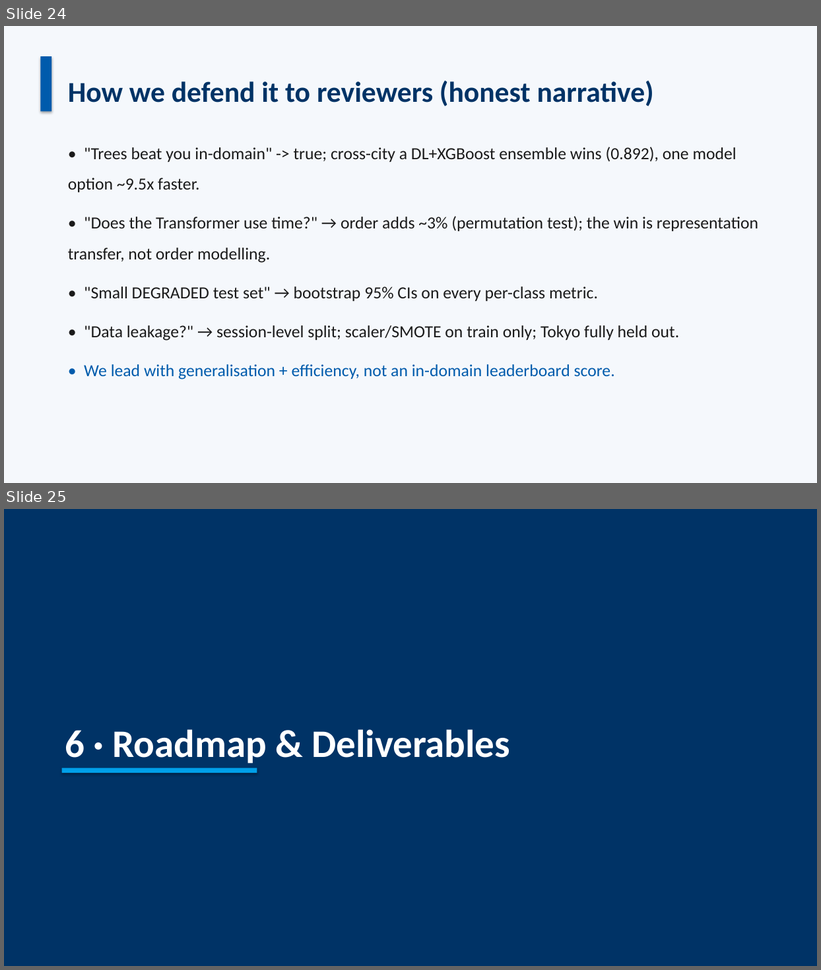
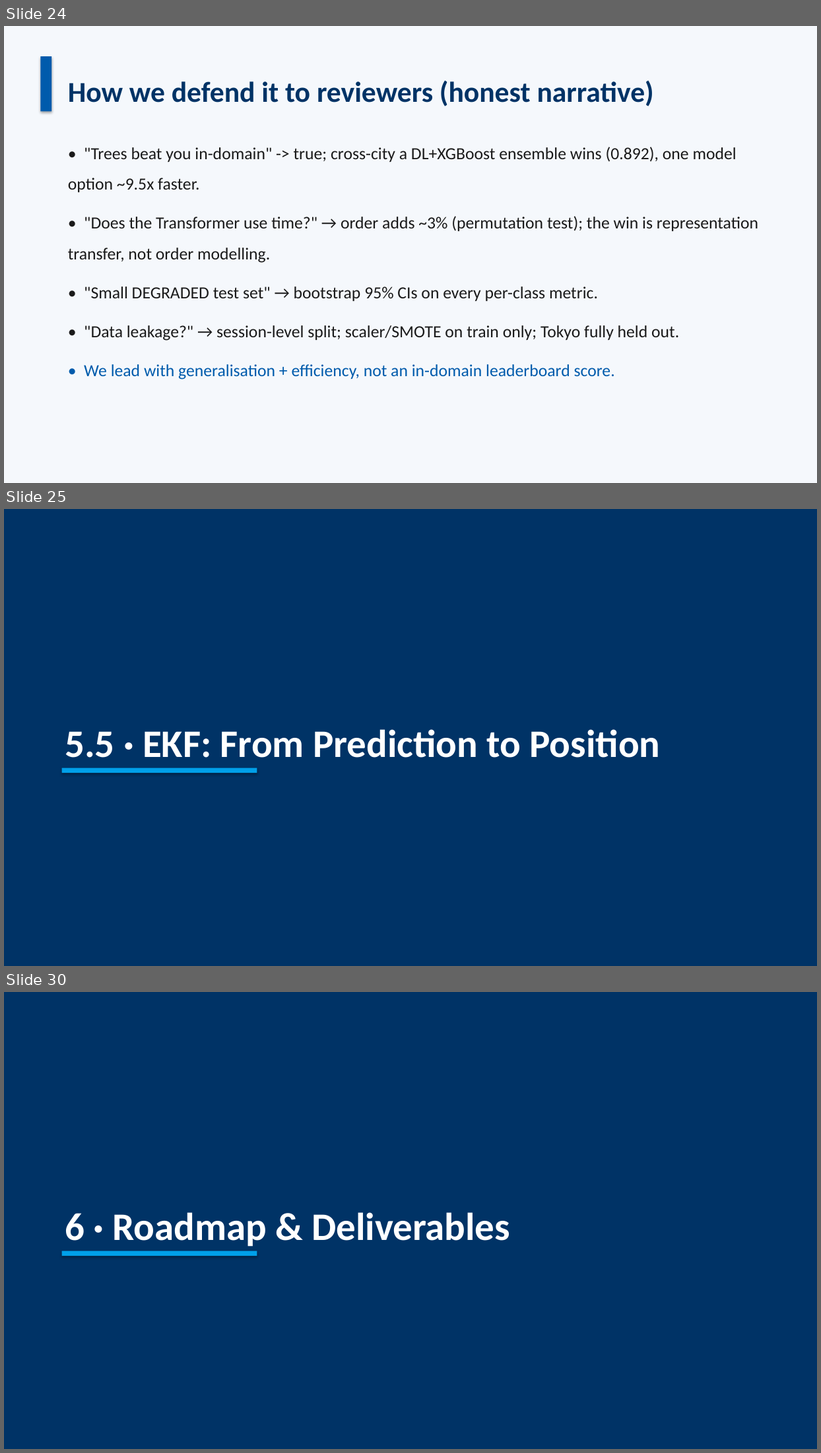
Before and after one commit to Jorshuare/AI-Based-Prediction-for-GNSS-Signal-Degradation, a slide deck: proposal/Presentations/SENTINEL_GNSS_Proposal_v4.pptx. Shown one above the other, each under a label of ours: slides 24 and 25 before the commit, slides 24, 25 and 30 after it; the slides between them are not shown. The pictures are 821x970 and 821x1453 pixels, drawn with LibreOffice and Linux fonts; fonts in the diff are those of the drawing. Boxes give left, top, right and bottom in pixels: in the first picture for what was removed or moved away, otherwise in the second. Text is boxed around its words. In the diff, an @@ line names an element or a change of style, - is before the commit and + after.

```diff
--- a/proposal/Presentations/SENTINEL_GNSS_Proposal_v4.pptx
+++ b/proposal/Presentations/SENTINEL_GNSS_Proposal_v4.pptx
@@ slide 25 added at [4, 509, 817, 966], background #003366 @@
@@ text added at [65, 729, 660, 758], 46 pt, text #FFFFFF, bold @@
+5.5 · EKF: From Prediction to Position
@@ rectangle added at [62, 768, 257, 773], fill #00A0E9 @@
@@ what was slide 25 is now slide 30 @@
```
Also in this commit, not shown: 1 slide changed, 4 other slides added, 16 other files.
